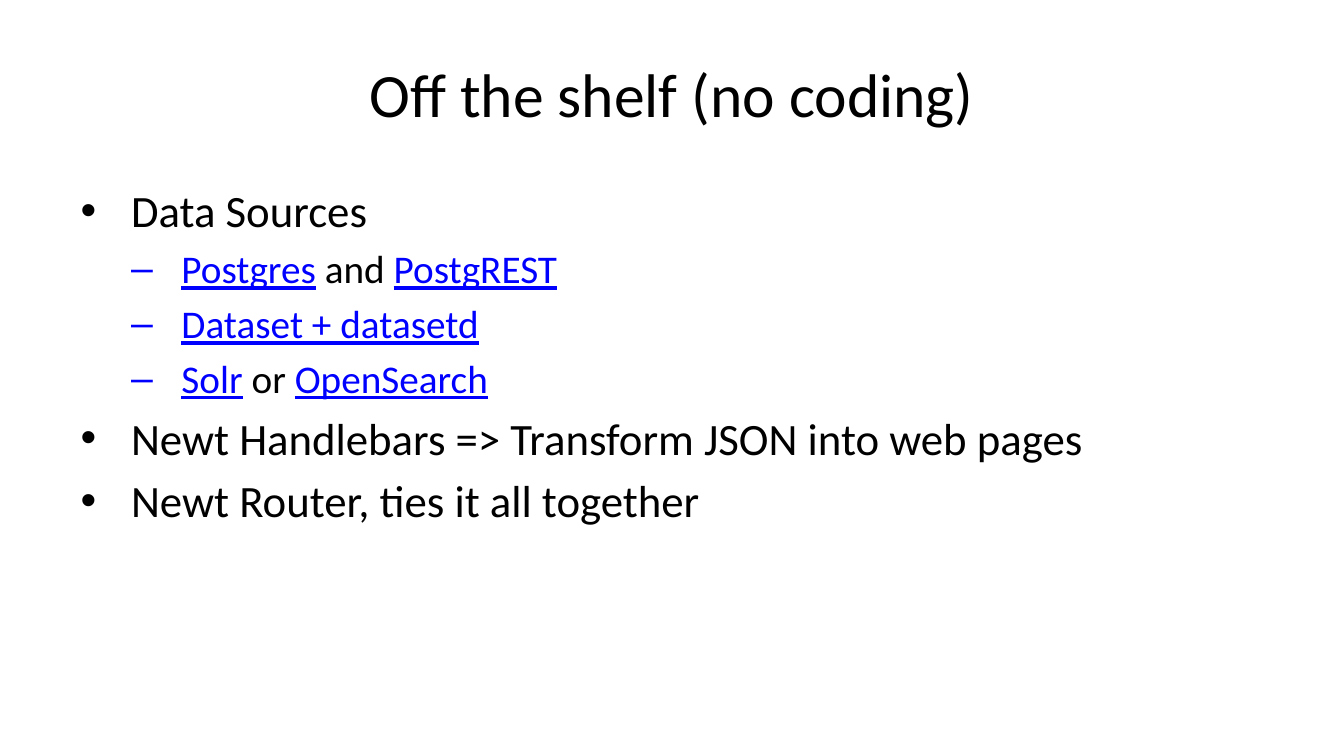
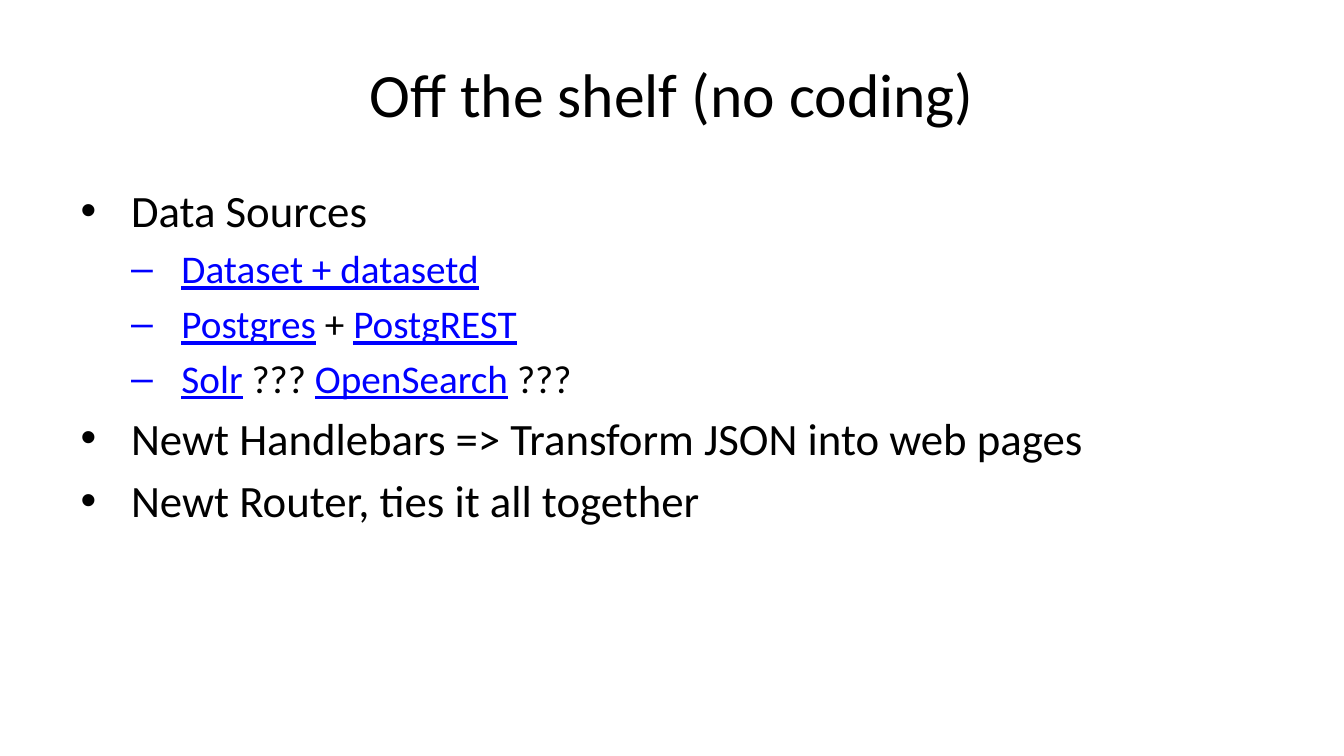
Before and after one commit to caltechlibrary/newt, a slide deck: slide 11 of presentation3/newt-p3.pptx (slide 8 before the commit). Drawn at 1344x756 pixels with LibreOffice and Linux fonts; fonts in the diff are those of the drawing. Boxes give left, top, right and bottom in pixels: in the first picture for what was removed or moved away, otherwise in the second. Text is boxed around its words. In the diff, an @@ line names an element or a change of style, - is before the commit and + after.

```diff
--- a/presentation3/newt-p3.pptx
+++ b/presentation3/newt-p3.pptx
@@ text at <box>181,255,557,290</box>: paragraph removed @@
-  – Postgres and PostgREST
@@ text at <box>181,312,516,400</box>: text changed @@
-  – Solr or OpenSearch
+  – Postgres + PostgREST
+  – Solr ??? OpenSearch ???
```
Also in this commit, not shown: 16 other slides changed, 5 slides added, 1 slide removed, 52 other files.
